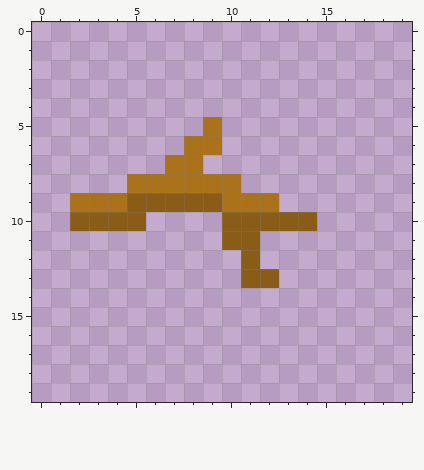
Edited in one commit: pixel-art sprite (assets/plant/branchRight01.png). That is the earlier state.
The file is 20x20 pixels.
The same view after the edit:
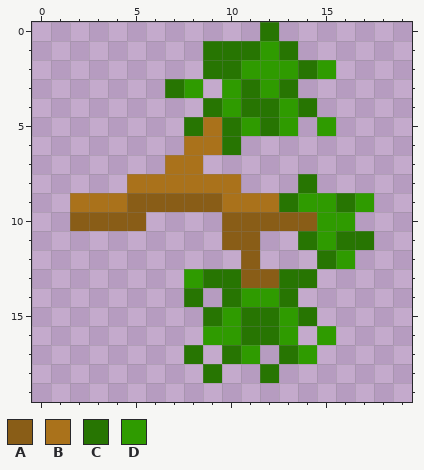
Palette (. is transparent): A #895d17  B #aa721b  C #277502  D #2f9b00
The edit:
@@ x 0..19 @@
- 0 ....................
- 1 ....................
- 2 ....................
- 3 ....................
- 4 ....................
- 5 .........B..........
- 6 ........BB..........
+ 0 ............C.......
+ 1 .........CCCDC......
+ 2 .........CCDDDCD....
+ 3 .......CD.DCDC......
+ 4 .........CDCCDC.....
+ 5 ........CBCDCD.D....
+ 6 ........BBC.........
  7 .......BB...........
- 8 .....BBBBBB.........
- 9 ..BBBAAAAABBB.......
-10 ..AAAA....AAAAA.....
-11 ..........AA........
-12 ...........A........
-13 ...........AA.......
-14 ....................
-15 ....................
-16 ....................
-17 ....................
-18 ....................
+ 8 .....BBBBBB...C.....
+ 9 ..BBBAAAAABBBCDDCD..
+10 ..AAAA....AAAAADD...
+11 ..........AA..CDCC..
+12 ...........A...CD...
+13 ........DCCAACC.....
+14 ........C.CDDC......
+15 .........CDCCDC.....
+16 .........DDCCD.D....
+17 ........C.CD.CD.....
+18 .........C..C.......
 19 ....................
Boxes around the changes in both pictures, in picture pixels (x1, y1, x2, y2):
added: (165, 22, 374, 383)
